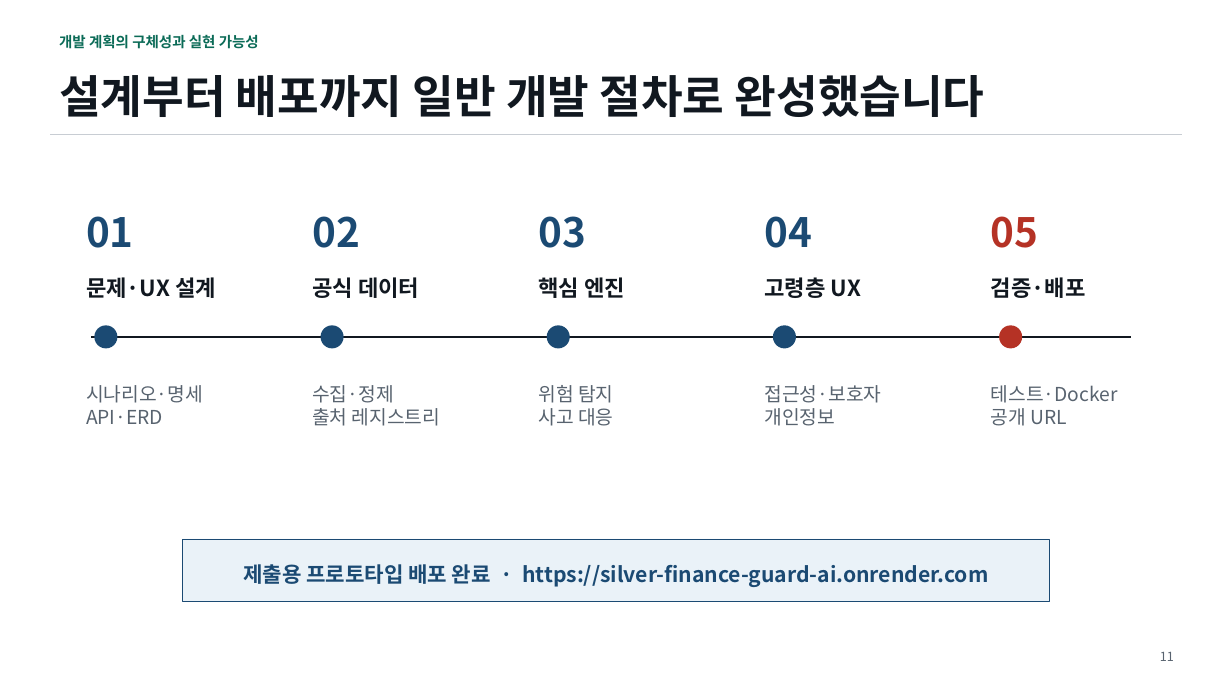
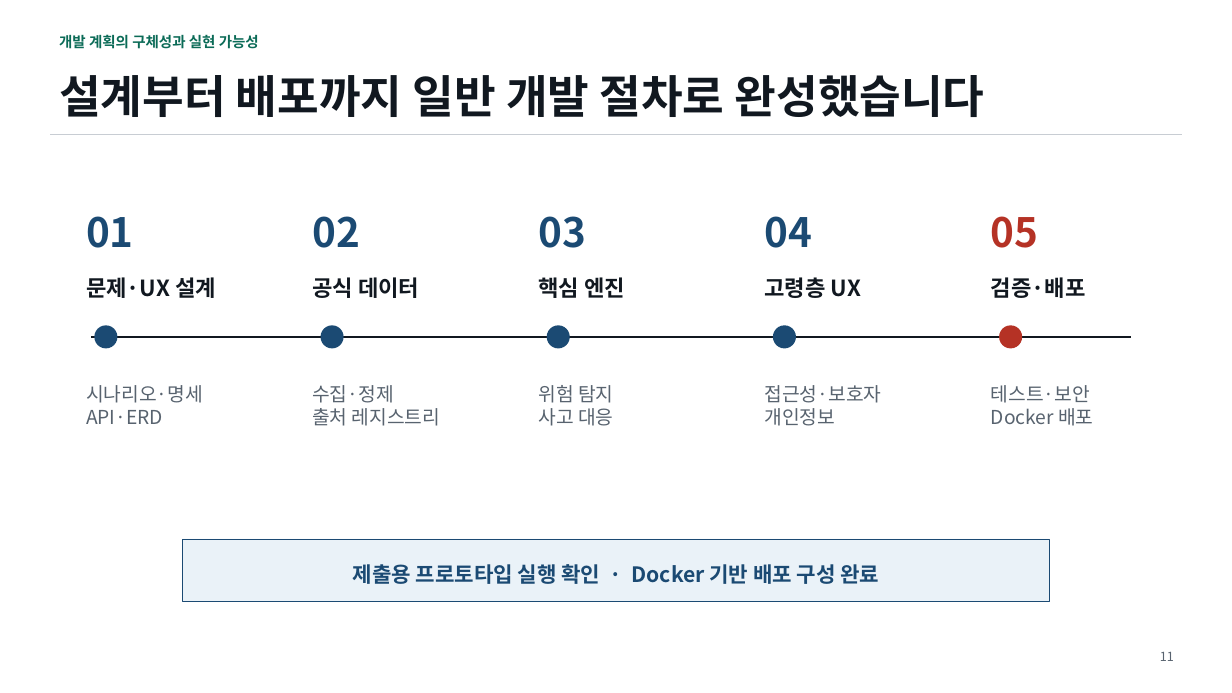
Before and after one commit to kkssyy1215/Silver_Finance_Guard_AI, a slide deck: slide 11 of deliverables/실버_금융가드_AI_기술설명서.pptx. Drawn at 1232x693 pixels with LibreOffice and Linux fonts; fonts in the diff are those of the drawing. Boxes give left, top, right and bottom in pixels: in the first picture for what was removed or moved away, otherwise in the second. Text is boxed around its words. In the diff, an @@ line names an element or a change of style, - is before the commit and + after.

```diff
--- a/deliverables/실버_금융가드_AI_기술설명서.pptx
+++ b/deliverables/실버_금융가드_AI_기술설명서.pptx
@@ text at [991, 385, 1093, 426]: text changed @@
-테스트·Docker
-공개 URL
+테스트·보안
+Docker 배포
@@ text at [353, 564, 879, 584]: text changed @@
-제출용 프로토타입 배포 완료 · https://silver-finance-guard-ai.onrender.com
+제출용 프로토타입 실행 확인 · Docker 기반 배포 구성 완료
```
Also in this commit, not shown: 9 other slides changed, 35 other files.
